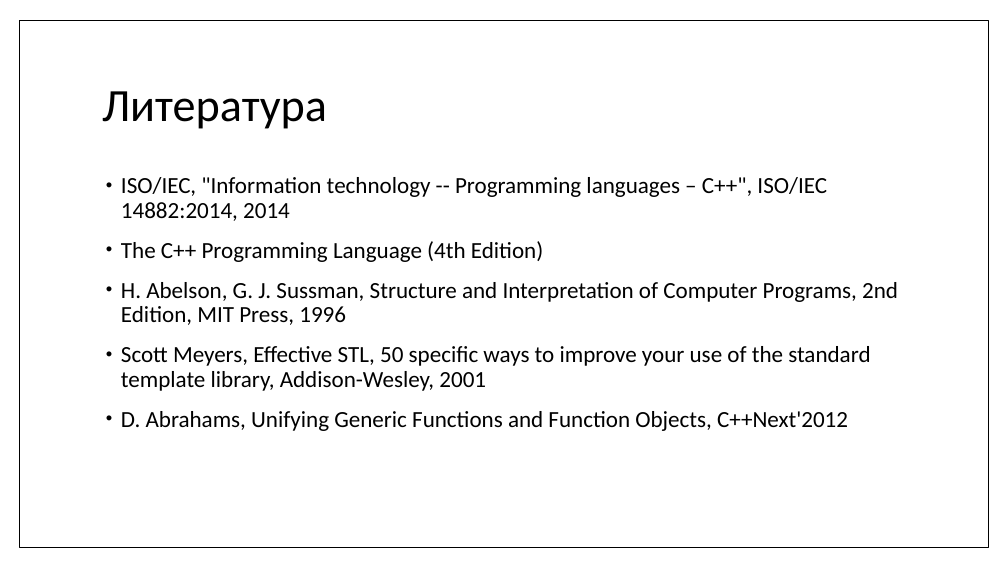
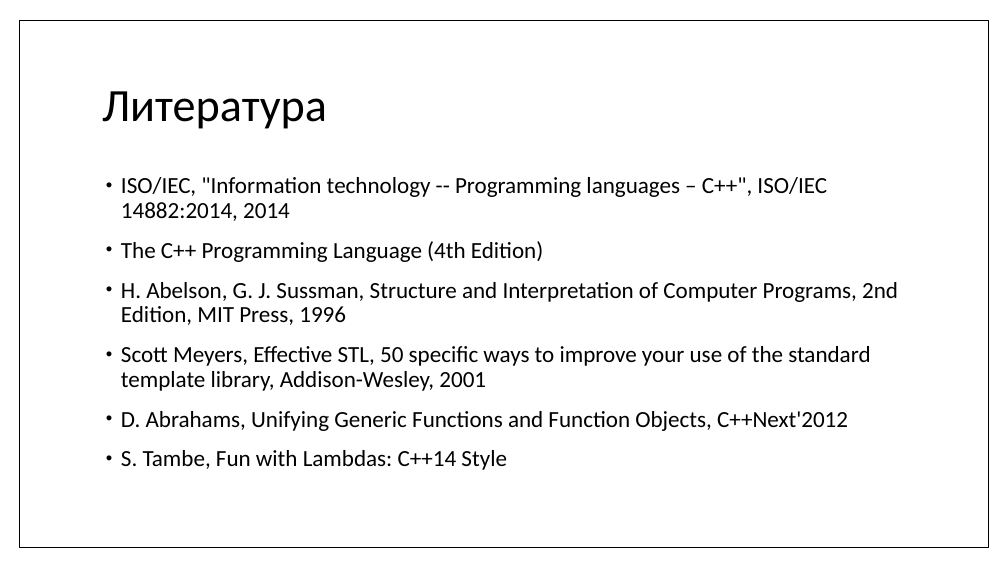
Before and after one commit to MIPT-ILab/cpp-lects-rus, a slide deck: slide 69 of slides/lec2-7-lambdas.pptx (slide 59 before the commit). Drawn at 1008x567 pixels with LibreOffice and Linux fonts; fonts in the diff are those of the drawing. Boxes give left, top, right and bottom in pixels: in the first picture for what was removed or moved away, otherwise in the second. Text is boxed around its words. In the diff, an @@ line names an element or a change of style, - is before the commit and + after.

```diff
--- a/slides/lec2-7-lambdas.pptx
+++ b/slides/lec2-7-lambdas.pptx
@@ text at <box>121,450,507,470</box>: paragraph added @@
+• S. Tambe, Fun with Lambdas: C++14 Style
```
Also in this commit, not shown: 5 other slides changed, 10 slides added, 10 other files.
